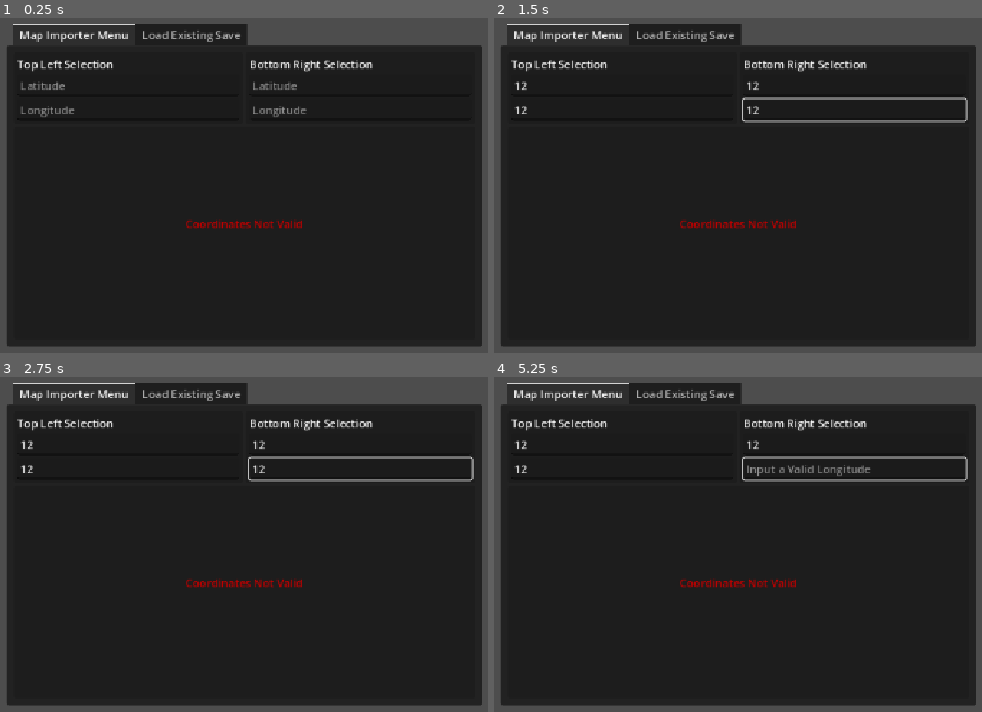
Above: before the commit, frames 1-4 (two rows, left to right).
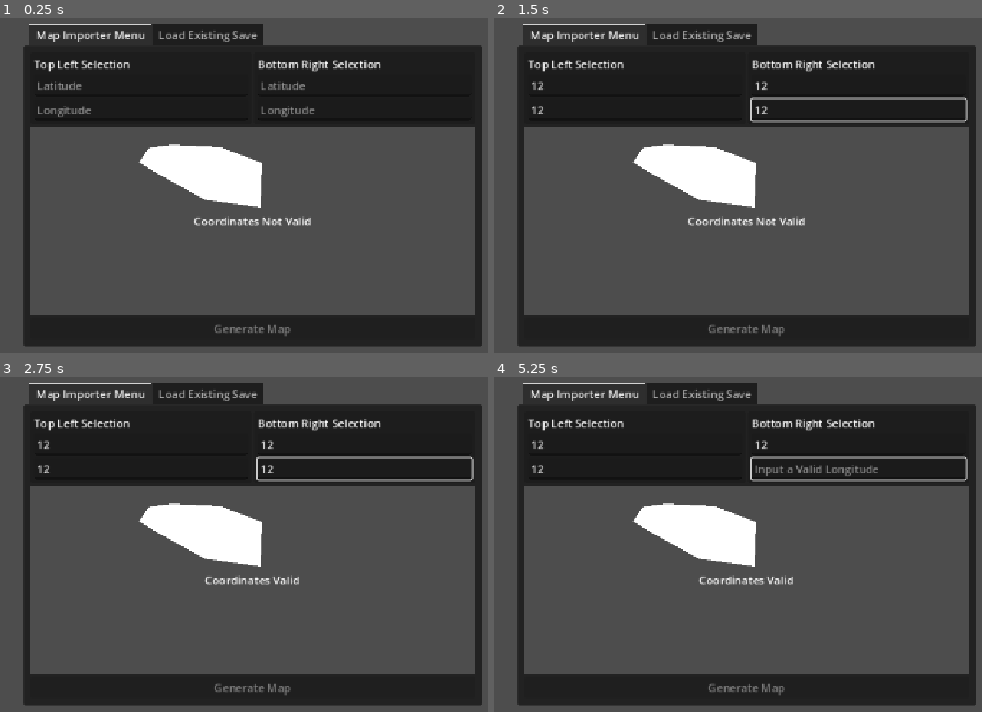
Above: after the commit, the same moments.

Repository: Kinny09/City-Simulation
Game: Godot game, scene res://SimulationUI/simulation_ui.tscn
The game is run twice, just before and just after one commit, with the same random seed, the same clock (stepped at 60 frames per second) and the same inputs.
Inputs (mouse positions are in pixels of both pictures, inside the frame that each line leads up to):
- Up to frame 1 (0.25 s): no input
- Up to frame 2 (1.5 s): click (620, 85) at 0.52 s; type "12" at 0.6 s; click (620, 108) at 0.75 s; type "12" at 0.83 s; click (855, 85) at 0.98 s; type "12" at 1.07 s; click (855, 108) at 1.27 s; type "12" at 1.35 s
- Up to frame 3 (2.75 s): tap Enter at 2 s
- Up to frame 4 (5.25 s): tap Space at 2.75, 4.25 s; tap Enter at 3.5, 5 s

The runs differ from the first frame. In frame 1, 57% of the frame differs, in the area x 1-98%, y 1-98%; in frame 2, 56%; in frame 3, 56%; in frame 4, 57%.

Commit message:
Added input checking for the Bbox

Diff:
--- a/city-simulation-source/SimulationUI/CustomUIClasses/RestrictedLineEditClass.gd
+++ b/city-simulation-source/SimulationUI/CustomUIClasses/RestrictedLineEditClass.gd
@@ -3,7 +3,7 @@
 # Restricted Line Edit
 # ---------------------------------------------------------------------------------------------------------------------------------------
 # ---------------------------------------------------------------------------------------------------------------------------------------
-## Allows for the limiting of the inputs to a specific type, as well as specifying error text and such. Emits a custom VALID_INPUT_SUBMITTED signal when accepted data has been inputted.
+## Allows for the limiting of the inputs to a specific type, as well as specifying error text and such. Emits a custom VALID_INPUT_SUBMITTED signal when accepted data has been inputted. Sends out NULL if an empty string is inputted.
 class_name RestrictedLineEdit extends LineEdit
 
 # ---------------------------------------------------------------------------------------------------------------------------------------
@@ -35,6 +35,9 @@
 	editing_toggled.connect(func(toggledOn):
 		if !toggledOn && self.text != "":
 			check_input_is_valid()
+		elif !toggledOn && self.text == "":
+			VALID_INPUT_SUBMITTED.emit(null)
+			self.placeholder_text = DefaultPlaceholderText
 		else:
 			self.placeholder_text = DefaultPlaceholderText
 	)
--- a/city-simulation-source/SimulationUI/ImporterExporterUIController.gd
+++ b/city-simulation-source/SimulationUI/ImporterExporterUIController.gd
@@ -6,10 +6,53 @@
 # ---------------------------------------------------------------------------------------------------------------------------------------
 extends Control
 
+# ---------------------------------------------------------------------------------------------------------------------------------------
+# Debugging Constants
+# ---------------------------------------------------------------------------------------------------------------------------------------
+const SUCCESS_MESSAGE: String = "Coordinates Valid"
+const FAILIURE_MESSAGE: String = "Coordinates Not Valid"
 
+# ---------------------------------------------------------------------------------------------------------------------------------------
+# Member Variable Declaration
+# ---------------------------------------------------------------------------------------------------------------------------------------
+var BboxSelection: Array = [null, null, null, null]
 
+# ---------------------------------------------------------------------------------------------------------------------------------------
+# CODE
+# ---------------------------------------------------------------------------------------------------------------------------------------
 func _ready() -> void:
-	%EditLatitude_L.VALID_INPUT_SUBMITTED.connect(func(output: String):
-		print(output)
+	%EditLatitude_L.VALID_INPUT_SUBMITTED.connect(func(output):
+		if output != null:
+			BboxSelection[2] = output.to_float()
 
+		handle_bbox_inputs()
 	)
+
+	%EditLongitude_L.VALID_INPUT_SUBMITTED.connect(func(output):
+		if output != null:
+			BboxSelection[1] = output.to_float()
+
+		handle_bbox_inputs()
+	)
+
+	%EditLatitude_R.VALID_INPUT_SUBMITTED.connect(func(output):
+		if output != null:
+			BboxSelection[0] = output.to_float()
+
+		handle_bbox_inputs()
+	)
+
+	%EditLongitude_R.VALID_INPUT_SUBMITTED.connect(func(output):
+		if output != null:
+			BboxSelection[3] = output.to_float()
+
+		handle_bbox_inputs()
+	)
+
+## Logic for handling the bbox inputs
+func handle_bbox_inputs():
+	if !BboxSelection.has(null):
+		%MapImporterFeedback.text = SUCCESS_MESSAGE
+
+	else:
+		%MapImporterFeedback.text = FAILIURE_MESSAGE
--- a/city-simulation-source/SimulationUI/simulation_ui.tscn
+++ b/city-simulation-source/SimulationUI/simulation_ui.tscn
@@ -14,7 +14,7 @@
 
 [node name="TabMenu" type="TabContainer" parent="." unique_id=1097057320]
 layout_mode = 0
-offset_left = 275.0
+offset_left = 299.0
 offset_top = 98.0
 offset_right = 959.0
 offset_bottom = 562.0
@@ -126,13 +126,34 @@
 size_flags_horizontal = 3
 size_flags_vertical = 3
 
+[node name="SubViewportContainer" type="SubViewportContainer" parent="TabMenu/Map Importer Menu/MarginContainer/VBoxContainer/Visualiser" unique_id=1348288559]
+clip_contents = true
+layout_mode = 2
+stretch = true
+
+[node name="SubViewport" type="SubViewport" parent="TabMenu/Map Importer Menu/MarginContainer/VBoxContainer/Visualiser/SubViewportContainer" unique_id=540804079]
+handle_input_locally = false
+size = Vector2i(640, 271)
+render_target_update_mode = 4
+
+[node name="Node2D" type="Node2D" parent="TabMenu/Map Importer Menu/MarginContainer/VBoxContainer/Visualiser/SubViewportContainer/SubViewport" unique_id=1466821179]
+
+[node name="Polygon2D" type="Polygon2D" parent="TabMenu/Map Importer Menu/MarginContainer/VBoxContainer/Visualiser/SubViewportContainer/SubViewport/Node2D" unique_id=2031718282]
+position = Vector2(71, 8)
+polygon = PackedVector2Array(100, 22, 132, 18, 202, 21, 262, 44, 260, 108, 180, 97, 111, 59, 85, 43)
+
 [node name="MapImporterFeedback" type="Label" parent="TabMenu/Map Importer Menu/MarginContainer/VBoxContainer/Visualiser" unique_id=938406144]
 unique_name_in_owner = true
 layout_mode = 2
-theme_override_colors/font_color = Color(0.74658537, 9.3854965e-07, 4.813075e-07, 1)
-text = "Coordinates Not Valid
-"
+text = "Coordinates Not Valid"
 horizontal_alignment = 1
+
+[node name="GenerateMapButton" type="Button" parent="TabMenu/Map Importer Menu/MarginContainer/VBoxContainer" unique_id=1127081965]
+unique_name_in_owner = true
+custom_minimum_size = Vector2(0, 30)
+layout_mode = 2
+disabled = true
+text = "Generate Map"
 
 [node name="Load Existing Save" type="PanelContainer" parent="TabMenu" unique_id=636209798]
 visible = false
@@ -194,3 +215,79 @@
 [node name="SaveVisualiser" type="PanelContainer" parent="TabMenu/Load Existing Save/MarginContainer/HBoxContainer" unique_id=103766706]
 layout_mode = 2
 size_flags_horizontal = 3
+
+[node name="Selector" type="Panel" parent="." unique_id=763099755]
+visible = false
+layout_mode = 0
+offset_left = 551.0
+offset_top = 311.0
+offset_right = 626.0
+offset_bottom = 351.0
+
+[node name="MarginContainer" type="MarginContainer" parent="Selector" unique_id=1156473188]
+layout_mode = 1
+anchors_preset = 15
+anchor_right = 1.0
+anchor_bottom = 1.0
+grow_horizontal = 2
+grow_vertical = 2
+theme_override_constants/margin_left = 3
+theme_override_constants/margin_top = 3
+theme_override_constants/margin_right = 3
+theme_override_constants/margin_bottom = 3
+
+[node name="ColorRect" type="ColorRect" parent="Selector/MarginContainer" unique_id=1120165917]
+modulate = Color(0.8117647, 0.3882353, 0.3529412, 0.60784316)
+layout_mode = 2
+
+[node name="GridContainer" type="GridContainer" parent="Selector" unique_id=986788841]
+layout_mode = 1
+anchors_preset = 15
+anchor_right = 1.0
+anchor_bottom = 1.0
+grow_horizontal = 2
+grow_vertical = 2
+theme_override_constants/h_separation = 0
+theme_override_constants/v_separation = 0
+columns = 3
+
+[node name="ResizeSelection_TL" type="Button" parent="Selector/GridContainer" unique_id=628970706]
+layout_mode = 2
+mouse_default_cursor_shape = 12
+
+[node name="ResizeSelection_T" type="Button" parent="Selector/GridContainer" unique_id=1647301819]
+layout_mode = 2
+size_flags_horizontal = 3
+mouse_default_cursor_shape = 9
+
+[node name="ResizeSelection_TR" type="Button" parent="Selector/GridContainer" unique_id=948835761]
+layout_mode = 2
+mouse_default_cursor_shape = 11
+
+[node name="ResizeSelection_L" type="Button" parent="Selector/GridContainer" unique_id=30040089]
+layout_mode = 2
+size_flags_vertical = 3
+mouse_default_cursor_shape = 10
+
+[node name="MoveSelection" type="Button" parent="Selector/GridContainer" unique_id=378507659]
+layout_mode = 2
+size_flags_vertical = 3
+mouse_default_cursor_shape = 6
+
+[node name="ResizeSelection_R" type="Button" parent="Selector/GridContainer" unique_id=57539567]
+layout_mode = 2
+size_flags_vertical = 3
+mouse_default_cursor_shape = 10
+
+[node name="ResizeSelection_BL" type="Button" parent="Selector/GridContainer" unique_id=927805596]
+layout_mode = 2
+mouse_default_cursor_shape = 11
+
+[node name="ResizeSelection_B" type="Button" parent="Selector/GridContainer" unique_id=1857086865]
+layout_mode = 2
+size_flags_horizontal = 3
+mouse_default_cursor_shape = 9
+
+[node name="ResizeSelection_BR" type="Button" parent="Selector/GridContainer" unique_id=1230525306]
+layout_mode = 2
+mouse_default_cursor_shape = 12
